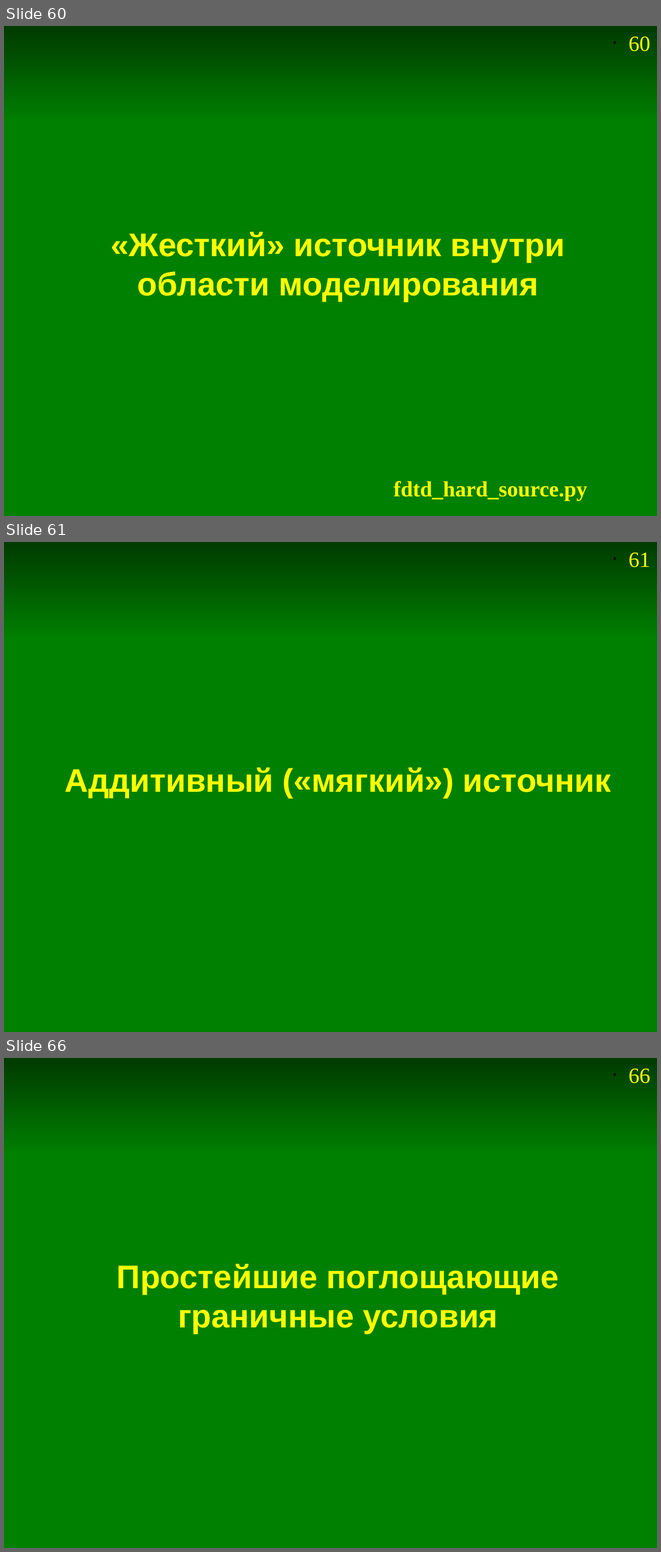
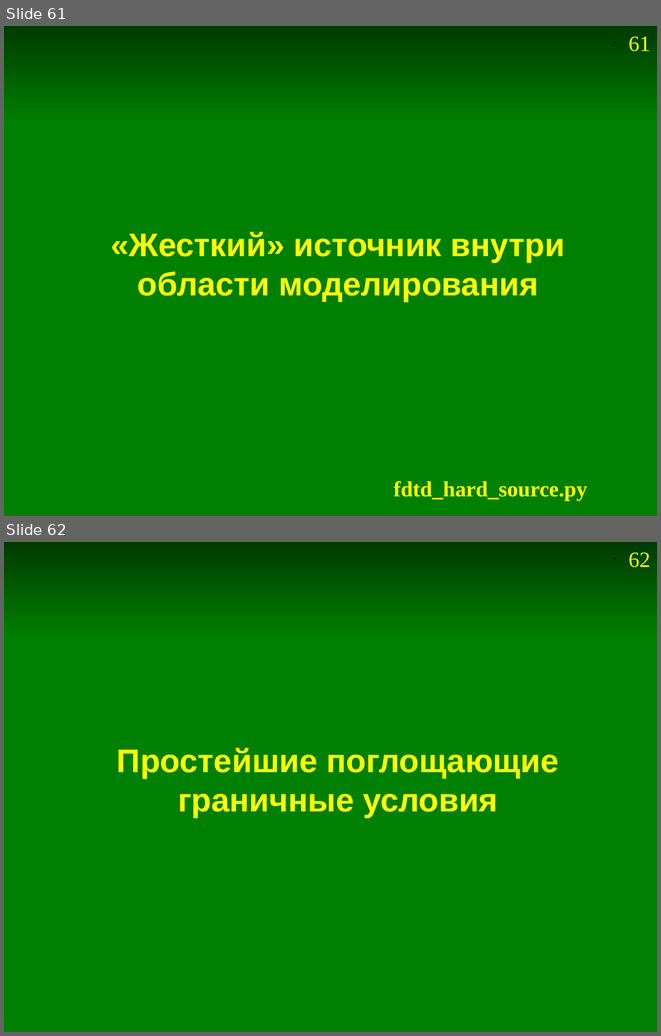
Before and after one commit to andris0147sv/modelling, a slide deck: presentations/2. FDTD.odp. Shown one above the other, each under a label of ours: slides 60, 61 and 66 before the commit, slides 61 and 62 after it; the slides between them are not shown. The pictures are 661x1552 and 661x1036 pixels, drawn with LibreOffice and Linux fonts; fonts in the diff are those of the drawing. Boxes give left, top, right and bottom in pixels: in the first picture for what was removed or moved away, otherwise in the second. Text is boxed around its words. In the diff, an @@ line names an element or a change of style, - is before the commit and + after.

Commit message:
Вывод формул FDTD без использование "жесткого" источника

```diff
--- a/presentations/2. FDTD.odp
+++ b/presentations/2. FDTD.odp
@@ slide 61 removed at <box>4,542,657,1032</box>, background #FFFFFF; not listed: 2 template elements that a slide beside it also shows @@
@@ rectangle removed at <box>4,637,657,1032</box> @@
@@ title removed at <box>65,767,611,798</box> @@
-Аддитивный («мягкий») источник
@@ what was slide 60 is now slide 61 @@
@@ page number at <box>628,36,650,51</box>: text changed @@
-• 60
+• 61
@@ what was slide 66 is now slide 62 @@
@@ page number at <box>628,552,650,567</box>: text changed @@
-• 66
+• 62
```
Also in this commit, not shown: 11 slides changed, 2 slides added, 5 other slides removed.
